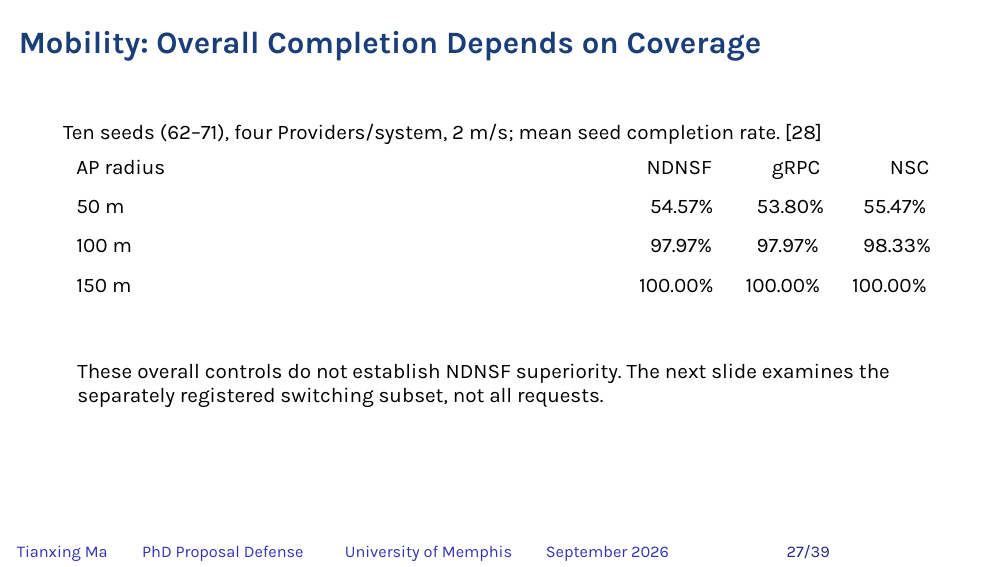
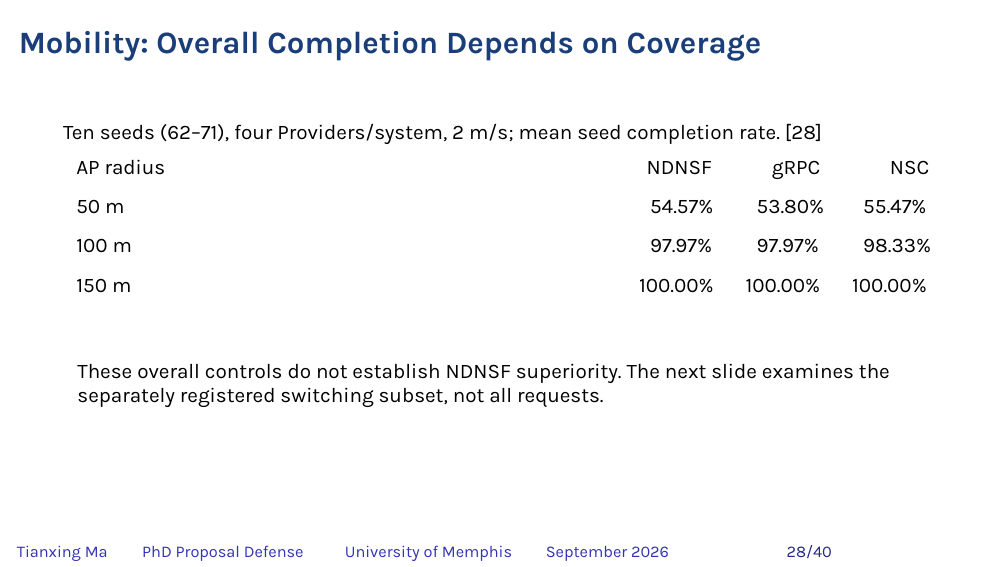
Before and after one commit to matianxing1992/NDN_Service_Framework, a slide deck: slide 28 of docs/PAPER/proposal-defense/slides/NDNSF_proposal_hybrid_editable.pptx (slide 27 before the commit). Drawn at 1008x567 pixels with LibreOffice and Linux fonts; fonts in the diff are those of the drawing; background and template pictures are left out. Boxes give left, top, right and bottom in pixels: in the first picture for what was removed or moved away, otherwise in the second. Text is boxed around its words. In the diff, an @@ line names an element or a change of style, - is before the commit and + after.

```diff
--- a/docs/PAPER/proposal-defense/slides/NDNSF_proposal_hybrid_editable.pptx
+++ b/docs/PAPER/proposal-defense/slides/NDNSF_proposal_hybrid_editable.pptx
@@ text at (787, 545, 832, 558): text changed @@
-27/39
+28/40
```
Also in this commit, not shown: 37 other slides changed, 1 slide added, 21 other files.
